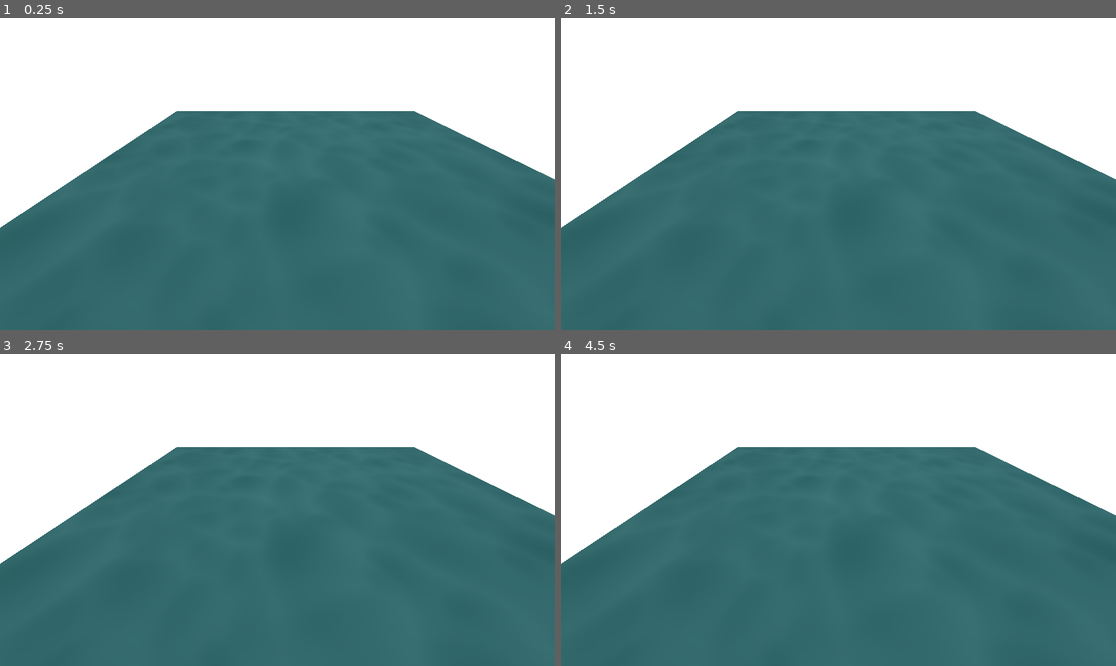
Above: before the commit, frames 1-4 (two rows, left to right).
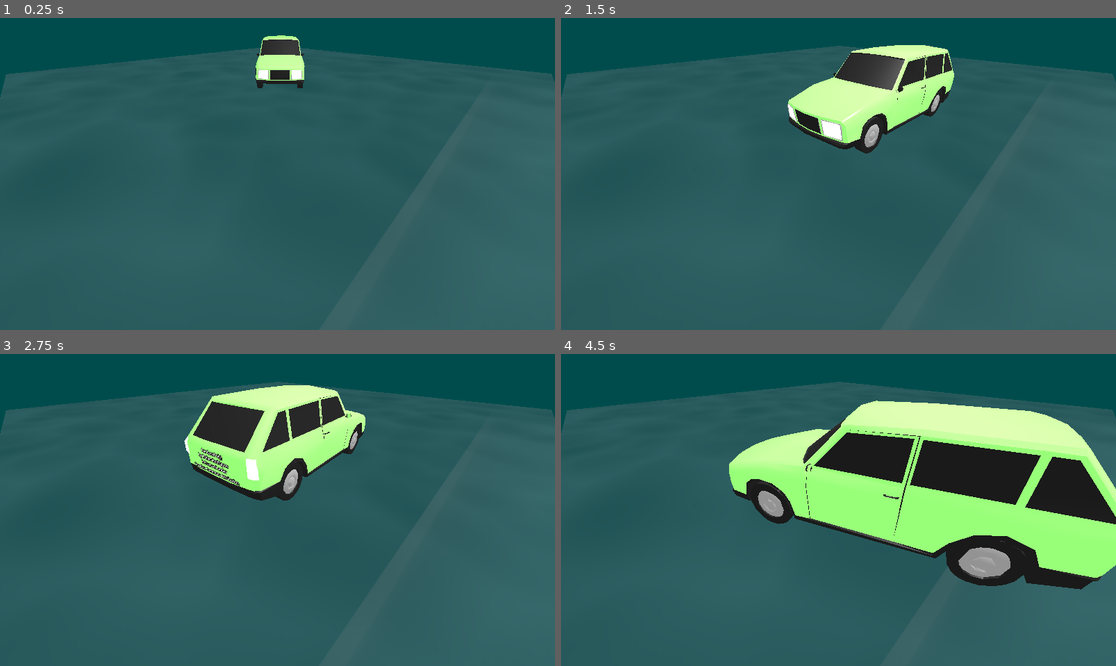
Above: after the commit, the same moments.

Repository: dip000/my-godotshaders
Game: Godot game, scene res://Main.tscn
The game is run twice, just before and just after one commit, with the same random seed, the same clock (stepped at 60 frames per second) and the same inputs. Before the commit the project has no main scene; this scene is started directly in both runs.
Inputs (mouse positions are in pixels of both pictures, inside the frame that each line leads up to):
- Up to frame 1 (0.25 s): no input
- Up to frame 2 (1.5 s): move the mouse to (960, 158) at 0.52 s; move the mouse to (727, 189) at 1.27 s
- Up to frame 3 (2.75 s): move the mouse to (333, 441) at 2.02 s
- Up to frame 4 (4.5 s): move the mouse to (810, 572) at 2.77 s; move the mouse to (1005, 556) at 3.52 s; move the mouse to (672, 463) at 4.27 s

The runs differ from the first frame. In frame 1, 40% of the frame differs, in the area x 0-100%, y 0-69%; in frame 2, 42%; in frame 3, 43%; in frame 4, 60%, in the area x 0-100%, y 0-76%.

Commit message:
Added car and many particles

Diff:
--- a/Footprints/Main.tscn
+++ b/Footprints/Main.tscn
@@ -1,9 +1,15 @@
-[gd_scene load_steps=18 format=3 uid="uid://ijwkh6k8gx8m"]
+[gd_scene load_steps=16 format=3 uid="uid://ijwkh6k8gx8m"]
 
-[ext_resource type="Script" path="res://example_of_use.gd" id="1_mfe64"]
 [ext_resource type="Shader" uid="uid://lappm6o7lj1m" path="res://footprints.tres" id="2_l1j3m"]
 [ext_resource type="Script" path="res://footprints.gd" id="3_6c64c"]
 [ext_resource type="Texture2D" uid="uid://1cujdx38cxxa" path="res://Images/snow_height.png" id="3_8neod"]
+[ext_resource type="PackedScene" uid="uid://blroyoyd0uuc5" path="res://car.glb" id="5_r7oxn"]
+
+[sub_resource type="Environment" id="Environment_i3pvo"]
+background_mode = 1
+background_color = Color(0, 0.298039, 0.298039, 1)
+ambient_light_source = 2
+ambient_light_color = Color(1, 1, 1, 1)
 
 [sub_resource type="ViewportTexture" id="ViewportTexture_xa88w"]
 viewport_path = NodePath("SubViewport")
@@ -14,7 +20,7 @@
 shader = ExtResource("2_l1j3m")
 shader_parameter/trail_color_mix = Color(0, 0.396078, 0.415686, 1)
 shader_parameter/floor_mix = 0.599
-shader_parameter/step_weight = 0.12
+shader_parameter/step_weight = 0.28
 shader_parameter/viewport_texture = SubResource("ViewportTexture_xa88w")
 shader_parameter/floor_texture = ExtResource("3_8neod")
 shader_parameter/floor_height = ExtResource("3_8neod")
@@ -22,27 +28,25 @@
 [sub_resource type="PlaneMesh" id="PlaneMesh_8muh3"]
 resource_local_to_scene = true
 material = SubResource("ShaderMaterial_ctokp")
-subdivide_width = 128
-subdivide_depth = 128
+size = Vector2(10, 10)
+subdivide_width = 256
+subdivide_depth = 256
 
 [sub_resource type="BoxShape3D" id="BoxShape3D_0v47j"]
-size = Vector3(2, 0.1, 2)
+size = Vector3(10.0605, 0.1, 10.0717)
 
-[sub_resource type="Environment" id="Environment_i3pvo"]
+[sub_resource type="Environment" id="Environment_ms5u6"]
 background_mode = 1
 background_color = Color(1, 1, 1, 1)
-ambient_light_source = 2
-ambient_light_color = Color(1, 1, 1, 1)
 
 [sub_resource type="Gradient" id="Gradient_suej4"]
-offsets = PackedFloat32Array(0.476744, 1)
 colors = PackedColorArray(1, 1, 1, 1, 1, 1, 1, 0)
 
 [sub_resource type="GradientTexture2D" id="GradientTexture2D_xgya4"]
 gradient = SubResource("Gradient_suej4")
 fill = 1
 fill_from = Vector2(0.533835, 0.492481)
-fill_to = Vector2(0.864662, 0.161654)
+fill_to = Vector2(0.947368, 0.0639098)
 
 [sub_resource type="StandardMaterial3D" id="StandardMaterial3D_64uqg"]
 transparency = 1
@@ -51,85 +55,69 @@
 
 [sub_resource type="QuadMesh" id="QuadMesh_arh4n"]
 material = SubResource("StandardMaterial3D_64uqg")
-size = Vector2(0.3, 0.3)
+size = Vector2(0.19, 0.395)
 
 [sub_resource type="Gradient" id="Gradient_5n4dt"]
 offsets = PackedFloat32Array(0, 0.0353982, 0.99115, 1)
 colors = PackedColorArray(0, 0, 0, 1, 0.0507269, 0.0507269, 0.0507269, 0.949273, 0.946903, 0.946903, 0.946903, 0.0530974, 1, 1, 1, 0)
 
-[sub_resource type="Animation" id="Animation_jcout"]
-resource_name = "run"
-length = 7.0
-loop_mode = 1
-tracks/0/type = "value"
-tracks/0/imported = false
-tracks/0/enabled = true
-tracks/0/path = NodePath("Middle:position")
-tracks/0/interp = 1
-tracks/0/loop_wrap = true
-tracks/0/keys = {
-"times": PackedFloat32Array(0, 3.1, 7),
-"transitions": PackedFloat32Array(1, 1, 1),
-"update": 0,
-"values": [Vector3(1.44455, 0, 0.445818), Vector3(3.71862, 0, 0.445818), Vector3(3.71862, 0, 0.445818)]
-}
+[node name="ExampleOfUse" type="Node3D"]
 
-[sub_resource type="Animation" id="Animation_ljetq"]
-length = 0.001
-tracks/0/type = "value"
-tracks/0/imported = false
-tracks/0/enabled = true
-tracks/0/path = NodePath("Middle:position")
-tracks/0/interp = 1
-tracks/0/loop_wrap = true
-tracks/0/keys = {
-"times": PackedFloat32Array(0),
-"transitions": PackedFloat32Array(1),
-"update": 0,
-"values": [Vector3(3.71862, 0, 0.445818)]
-}
+[node name="NOTES" type="Label3D" parent="."]
+transform = Transform3D(1, 0, 0, 0, 1, 0, 0, 0, 1, 0, 2.67251, 0)
+text = "Notes:
+ 1. Camera inside SubViewport must only have cull mask in layer2
+2. Every VisualInstance inside SubViewport must be in layer2
+3. Actual game camera must NOT have cullmask in layer2
+4. Every VisualInstance outside SubViewport must NOT be in layer2"
 
-[sub_resource type="AnimationLibrary" id="AnimationLibrary_k70ys"]
-_data = {
-"RESET": SubResource("Animation_ljetq"),
-"run": SubResource("Animation_jcout")
-}
-
-[node name="ExampleOfUse" type="Node3D"]
-script = ExtResource("1_mfe64")
+[node name="Camera3D" type="Camera3D" parent="."]
+transform = Transform3D(0.704016, 0.42987, -0.565308, 0, 0.796003, 0.605293, 0.710184, -0.426136, 0.560398, -4.14, 1.126, 4.01)
+cull_mask = 1048573
+environment = SubResource("Environment_i3pvo")
 
 [node name="Floor" type="MeshInstance3D" parent="."]
-transform = Transform3D(1, 0, 0, 0, 1, 0, 0, 0, 1, -0.118454, 0, 0.486527)
 mesh = SubResource("PlaneMesh_8muh3")
-script = ExtResource("3_6c64c")
 
 [node name="Area3D" type="Area3D" parent="Floor"]
 
 [node name="CollisionShape3D" type="CollisionShape3D" parent="Floor/Area3D"]
 shape = SubResource("BoxShape3D_0v47j")
 
-[node name="Camera3D" type="Camera3D" parent="."]
-transform = Transform3D(1, 0, 0, 0, 0.843879, 0.536534, 0, -0.536534, 0.843879, -0.270394, 0.471969, 1.2072)
-cull_mask = 1048573
-environment = SubResource("Environment_i3pvo")
+[node name="OmniLight3D" type="OmniLight3D" parent="."]
+transform = Transform3D(1, 0, 0, 0, 1, 0, 0, 0, 1, -1.86431, 4.69709, 3.92687)
+light_energy = 7.297
+light_cull_mask = 4294967293
+omni_range = 7.838
 
-[node name="OmniLight3D" type="OmniLight3D" parent="."]
-transform = Transform3D(1, 0, 0, 0, 1, 0, 0, 0, 1, 0, 2, 0)
+[node name="car" parent="." instance=ExtResource("5_r7oxn")]
+script = ExtResource("3_6c64c")
+
+[node name="RemoteTransform3D" type="RemoteTransform3D" parent="car"]
+remote_path = NodePath("../../SubViewport/RemoteParticles")
+
+[node name="Label3D" type="Label3D" parent="car"]
+transform = Transform3D(0.6, 0, 1.04907e-07, 0, 0.6, 0, -1.04907e-07, 0, 0.6, 0, 0.405047, 1.39287)
+text = "Car (LowPoly)
+by Rafael Rodrigues
+is licensed under
+Creative Commons Attribution"
+font_size = 13
+outline_size = 6
 
 [node name="SubViewport" type="SubViewport" parent="."]
 
 [node name="Camera3D" type="Camera3D" parent="SubViewport"]
-transform = Transform3D(1, 0, 0, 0, -4.37114e-08, 1, 0, -1, -4.37114e-08, 2.5, 1.42048, 0.5)
+transform = Transform3D(1, 0, 0, 0, -4.37114e-08, 1, 0, -1, -4.37114e-08, 0, 6.66, 0)
 cull_mask = 1047554
-environment = SubResource("Environment_i3pvo")
+environment = SubResource("Environment_ms5u6")
 
-[node name="Middle" type="Node3D" parent="SubViewport"]
-transform = Transform3D(-4.37114e-08, 0, -1, 0, 1, 0, 1, 0, -4.37114e-08, 3.71862, 0, 0.445818)
+[node name="RemoteParticles" type="Node3D" parent="SubViewport"]
 
-[node name="CPUParticles3D" type="CPUParticles3D" parent="SubViewport/Middle"]
-transform = Transform3D(1, 0, 0, 0, -4.37114e-08, 1, 0, -1, -4.37114e-08, -0.251382, 0, 0.00506335)
+[node name="FrontLeft" type="CPUParticles3D" parent="SubViewport/RemoteParticles"]
+transform = Transform3D(-1, -8.74228e-08, -3.82137e-15, 0, -4.37114e-08, 1, -8.74228e-08, 1, 4.37114e-08, 0.399, 0.063, 0.825)
 layers = 2
-amount = 60
+amount = 100
 lifetime = 8.0
 mesh = SubResource("QuadMesh_arh4n")
 direction = Vector3(0, 0, 0)
@@ -137,10 +125,10 @@
 color = Color(0, 0, 0, 1)
 color_ramp = SubResource("Gradient_5n4dt")
 
-[node name="CPUParticles3D2" type="CPUParticles3D" parent="SubViewport/Middle"]
-transform = Transform3D(1, 0, 0, 0, -4.37114e-08, 1, 0, -1, -4.37114e-08, 0.248618, 0, 0.00506335)
+[node name="FrontRight" type="CPUParticles3D" parent="SubViewport/RemoteParticles"]
+transform = Transform3D(-1, -8.74228e-08, -3.82137e-15, 0, -4.37114e-08, 1, -8.74228e-08, 1, 4.37114e-08, -0.396188, 0.0634864, 0.88001)
 layers = 2
-amount = 60
+amount = 100
 lifetime = 8.0
 mesh = SubResource("QuadMesh_arh4n")
 direction = Vector3(0, 0, 0)
@@ -148,8 +136,24 @@
 color = Color(0, 0, 0, 1)
 color_ramp = SubResource("Gradient_5n4dt")
 
-[node name="AnimationPlayer" type="AnimationPlayer" parent="SubViewport"]
-autoplay = "run"
-libraries = {
-"": SubResource("AnimationLibrary_k70ys")
-}
+[node name="BackLeftt" type="CPUParticles3D" parent="SubViewport/RemoteParticles"]
+transform = Transform3D(-1, -8.74228e-08, -3.82137e-15, 0, -4.37114e-08, 1, -8.74228e-08, 1, 4.37114e-08, 0.398887, 0.0634864, -0.529148)
+layers = 2
+amount = 100
+lifetime = 8.0
+mesh = SubResource("QuadMesh_arh4n")
+direction = Vector3(0, 0, 0)
+gravity = Vector3(0, 0, 0)
+color = Color(0, 0, 0, 1)
+color_ramp = SubResource("Gradient_5n4dt")
+
+[node name="BackRight" type="CPUParticles3D" parent="SubViewport/RemoteParticles"]
+transform = Transform3D(-1, -8.74228e-08, -3.82137e-15, 0, -4.37114e-08, 1, -8.74228e-08, 1, 4.37114e-08, -0.396188, 0.0634864, -0.529148)
+layers = 2
+amount = 100
+lifetime = 8.0
+mesh = SubResource("QuadMesh_arh4n")
+direction = Vector3(0, 0, 0)
+gravity = Vector3(0, 0, 0)
+color = Color(0, 0, 0, 1)
+color_ramp = SubResource("Gradient_5n4dt")
--- a/Footprints/example_of_use.gd
+++ /dev/null
@@ -1,12 +0,0 @@
-@tool
-extends Node3D
-
-@onready var sub_viewport:SubViewport = $SubViewport
-@onready var _mat:ShaderMaterial = $Floor.get_active_material(0)
-
-@export var update:bool:
-	set(v):
-		print("asdasd")
-		await RenderingServer.frame_post_draw
-		var texture:ViewportTexture = $SubViewport.get_texture()
-		$Floor.get_active_material(0).set_shader_parameter("viewport_texture", texture)
--- a/Footprints/footprints.gd
+++ b/Footprints/footprints.gd
@@ -1 +1,42 @@
-extends MeshInstance3D
+# EXAMPLE SCRIPT
+# The car will move where the mouse pointer goes
+# Make sure the particles are following your car by either appending them as children or using a RemoteTransform3D
+extends Node3D
+class_name Car
+
+@onready var cam:Camera3D = $"../Camera3D"
+@onready var wheels:Array[Node3D] = [$WheelFR, $WheelFL, $WheelBR, $WheelBL]
+@onready var space_state:PhysicsDirectSpaceState3D = get_world_3d().direct_space_state
+
+const INTERACT_RADIUS:int = 15
+var query := PhysicsRayQueryParameters3D.new()
+var mouse_position:Vector3
+
+
+func _ready():
+	query.set_collide_with_areas(true)
+
+func _physics_process(delta:float):
+	# Save the world position from where the mouse is pointing
+	var result:Dictionary = _detect_from_cam_to_mouse()
+	if result:
+		mouse_position = result.position
+
+	# Move and rotate car towards point continuously
+	global_position = lerp(global_position, mouse_position, delta)
+	look_at(mouse_position)
+
+	# Animate wheels according to car's speed
+	var speed:float = (global_position - mouse_position).length()
+	for wheel in wheels:
+		wheel.rotate(Vector3.LEFT, delta*speed*5.0)
+
+
+func _detect_from_cam_to_mouse() -> Dictionary:
+	query.from = cam.global_position
+	query.to = query.from + _get_world_mouse_ray()
+	return space_state.intersect_ray(query)
+
+func _get_world_mouse_ray() -> Vector3:
+	var mouse_pos:Vector2 = get_viewport().get_mouse_position()
+	return cam.project_ray_normal(mouse_pos) * INTERACT_RADIUS
--- a/Footprints/footprints.tres
+++ b/Footprints/footprints.tres
@@ -29,5 +29,7 @@
 	if(trail >= 1.0){
 		VERTEX.y = texture(floor_height, UV).y * step_weight;
 	}
+
+	NORMAL.y = normalize(VERTEX.y);
 }
 "
--- a/Footprints/project.godot
+++ b/Footprints/project.godot
@@ -11,6 +11,8 @@
 [application]
 
 config/name="Footprints"
+config/tags=PackedStringArray("godotshaders.com")
+run/main_scene="res://Main.tscn"
 config/features=PackedStringArray("4.1", "GL Compatibility")
 config/icon="res://icon.svg"
 
Binary file added: Footprints/car.glb
Not shown, added: Footprints/car.glb.import
